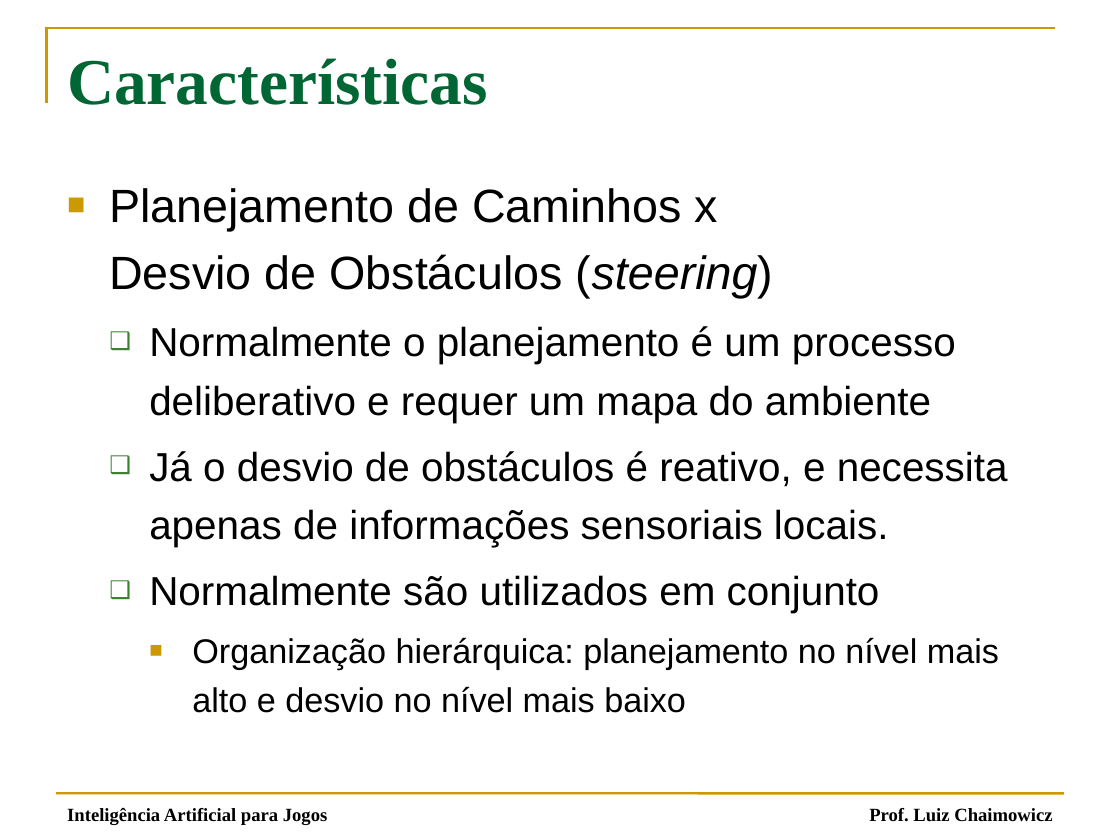
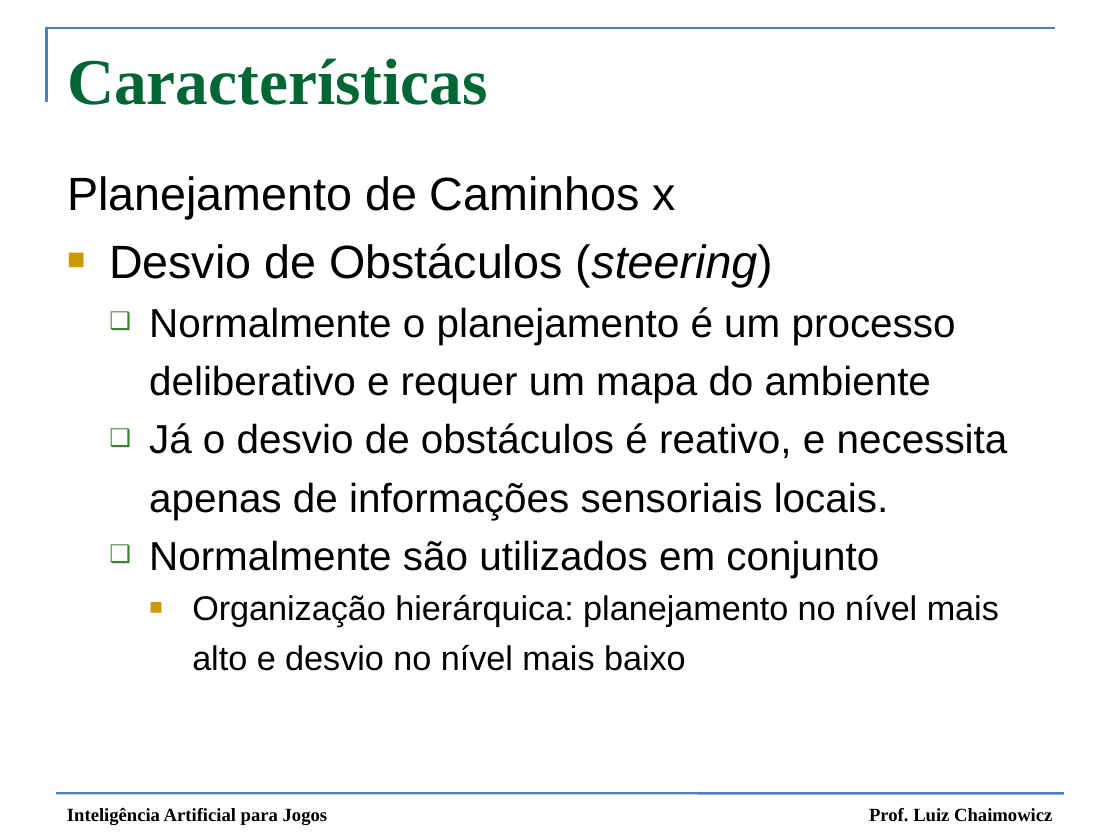
Before and after one commit to fegemo/cefet-games, a slide deck: slide 2 of attachments/IA 03 - Movimentação Simples.pptx. Drawn at 1120x840 pixels with LibreOffice and Linux fonts; fonts in the diff are those of the drawing. Boxes give left, top, right and bottom in pixels: in the first picture for what was removed or moved away, otherwise in the second. Text is boxed around its words. In the diff, an @@ line names an element or a change of style, - is before the commit and + after.

```diff
--- a/attachments/IA 03 - Movimentação Simples.pptx
+++ b/attachments/IA 03 - Movimentação Simples.pptx
@@ freeform shape at [47, 28, 1055, 103]: outline #CC9900 1.5 pt to #4F81BD 1.5 pt @@
@@ text at [67, 176, 774, 287]: text changed @@
-■ Planejamento de Caminhos x
-  Desvio de Obstáculos (steering)
+Planejamento de Caminhos x
+■ Desvio de Obstáculos (steering)
@@ text at [149, 307, 1008, 671]: indent changed; less space between paragraphs @@
@@ text "Inteligência Artificial para Jogos" at [67, 808, 328, 825]: bold on @@
@@ line (56, 793) - (1064, 793): stroke #CC9900 1.5 pt to #4F81BD 1.5 pt @@
```
Also in this commit, not shown: 43 other slides changed, 42 slides removed, 2 other files.
